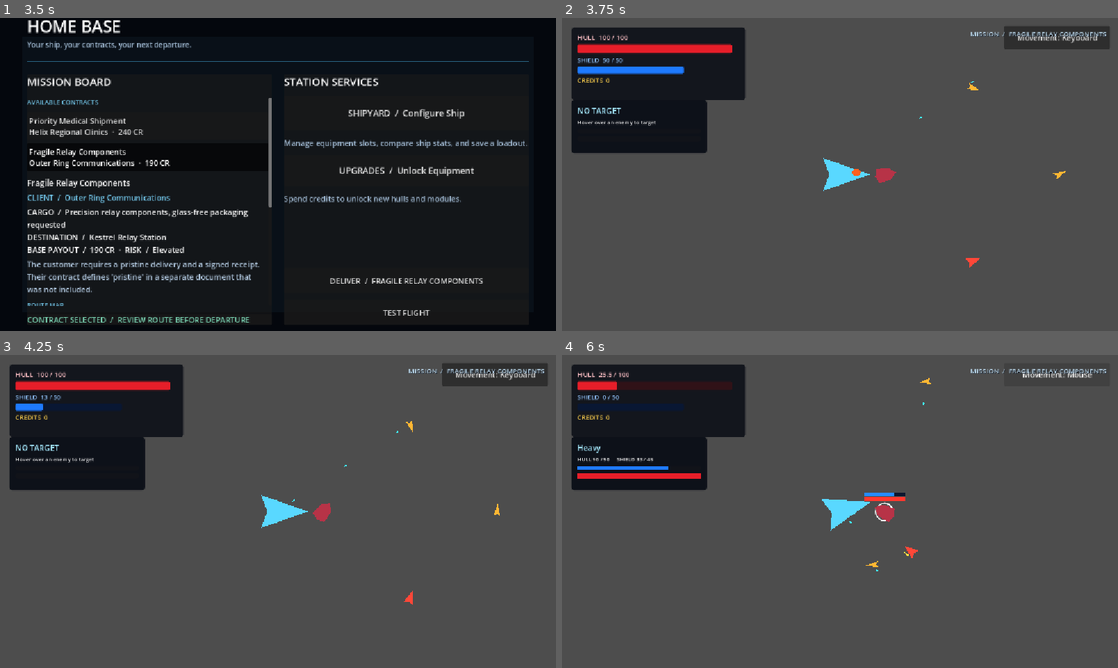
Above: before the commit, frames 1-4 (two rows, left to right).
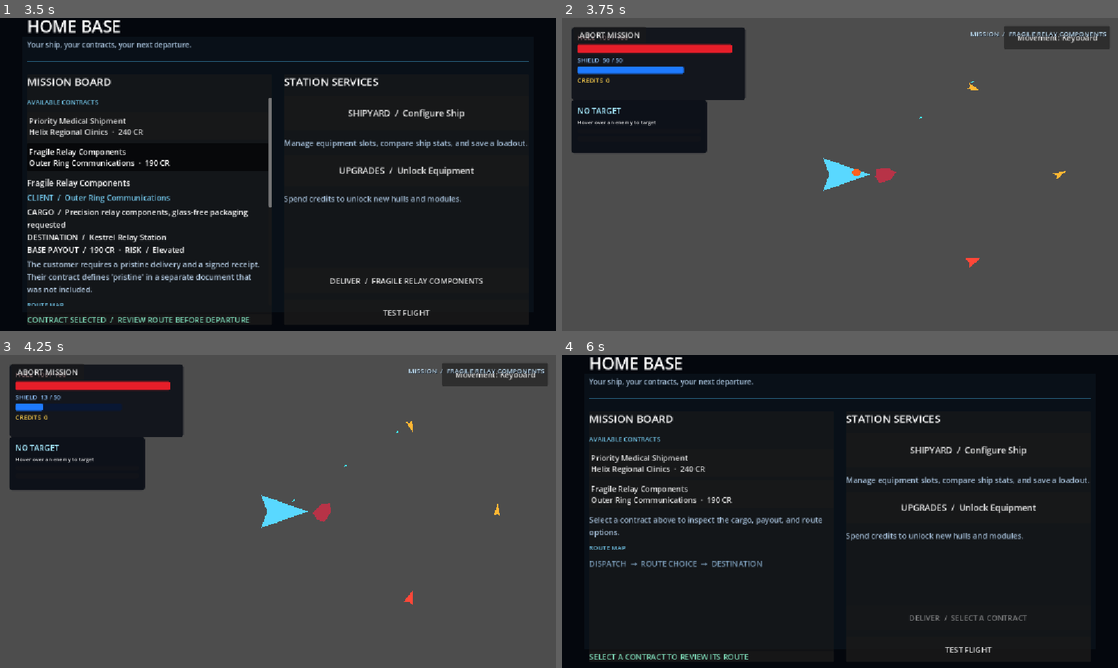
Above: after the commit, the same moments.

Repository: Bbran4/SpaceDelivery
Game: Godot game, scene res://scenes/hq.tscn
Same seed, same stepped clock (60 frames per second), same inputs: the game is played once before the commit and once after it.
Inputs (mouse positions are in pixels of both pictures, inside the frame that each line leads up to):
- Up to frame 1 (3.5 s): click "Priority Medical Shipment Hel…" at 0.5 s; click "Fragile Relay Components Oute…" at 1.25 s; click "UPGRADES / Unlock Equipment" at 2 s; click "RETURN TO HQ" at 2.75 s
- Up to frame 2 (3.75 s): click "DELIVER / FRAGILE RELAY COMPO…" at 3.5 s
- Up to frame 3 (4.25 s): no input
- Up to frame 4 (6 s): click (612, 370) at 4.25 s, where only the run after the commit has a clickable "ABORT MISSION"; click (840, 570) at 5 s, where only the run after the commit has a clickable "RETURN TO HQ"; click (1056, 373) at 5.75 s, where only the run before the commit has a clickable "Movement: Keyboard"

Frame 1 is identical in both runs. In frame 2, 0.2% of the frame differs, in the area x 2-14%, y 4-8%; in frame 3, 0.2%; in frame 4, 91%, in the area x 0-100%, y 0-100%.

Commit message:
Complete mission lifecycle and rewards

Diff:
--- a/scripts/mission_flight.gd
+++ b/scripts/mission_flight.gd
@@ -3,10 +3,15 @@
 const HQ_SCENE_PATH: String = "res://scenes/hq.tscn"
 
 @onready var encounter_spawner: EncounterSpawner = $EncounterSpawner
+@onready var player_ship: Ship = $PlayerShip
 
 var mission: MissionDefinition
 var selected_branch: MissionRouteNode
 var contact_count: int = 0
+var remaining_enemies: int = 0
+var mission_resolved: bool = false
+var mission_label: Label
+var abort_button: Button
 
 
 func _ready() -> void:
@@ -22,11 +27,29 @@
 		_return_to_hq()
 		return
 
+	# The ship builder's saved hull and modules are loaded by Ship._ready().
+	# Carry the campaign wallet into the newly instantiated player ship.
+	player_ship.credits = MissionRunState.total_credits
+	player_ship.credits_changed.emit(player_ship.credits)
+	player_ship.destroyed.connect(_on_player_destroyed, CONNECT_ONE_SHOT)
+
 	contact_count = clampi(3 + selected_branch.risk, 3, 8)
 	encounter_spawner.spawn_count = contact_count
 	encounter_spawner.spawn_on_ready = false
 	_build_flight_overlay()
-	encounter_spawner.spawn_encounter.call_deferred()
+	call_deferred("_start_encounter")
+
+
+func _start_encounter() -> void:
+	if mission_resolved:
+		return
+	var spawned_enemies: Array[Ship] = encounter_spawner.spawn_encounter()
+	remaining_enemies = spawned_enemies.size()
+	for enemy: Ship in spawned_enemies:
+		enemy.destroyed.connect(_on_enemy_destroyed, CONNECT_ONE_SHOT)
+
+	if remaining_enemies <= 0:
+		_resolve_mission(false, "Dispatch failed: no hostiles could be registered for this flight.")
 
 
 func _build_flight_overlay() -> void:
@@ -35,7 +58,7 @@
 	layer.layer = 10
 	add_child(layer)
 
-	var mission_label: Label = Label.new()
+	mission_label = Label.new()
 	mission_label.name = "ActiveMissionLabel"
 	mission_label.anchor_left = 1.0
 	mission_label.anchor_right = 1.0
@@ -54,6 +77,147 @@
 	mission_label.mouse_filter = Control.MOUSE_FILTER_IGNORE
 	layer.add_child(mission_label)
 
+	abort_button = Button.new()
+	abort_button.name = "AbortMissionButton"
+	abort_button.text = "ABORT MISSION"
+	abort_button.position = Vector2(24, 18)
+	abort_button.custom_minimum_size = Vector2(150, 34)
+	abort_button.pressed.connect(_on_abort_pressed)
+	layer.add_child(abort_button)
+
+
+func _on_enemy_destroyed() -> void:
+	if mission_resolved:
+		return
+	remaining_enemies = maxi(remaining_enemies - 1, 0)
+	if remaining_enemies == 0:
+		# All hostiles are gone. The ship has reached the delivery destination.
+		_resolve_mission(true, "All hostiles cleared. Cargo delivered to the destination.")
+
+
+func _on_player_destroyed() -> void:
+	_resolve_mission(false, "Delivery failed: your ship was destroyed before the contract could be completed.")
+
+
+func _on_abort_pressed() -> void:
+	_resolve_mission(false, "Mission aborted by the pilot. Contract payment was forfeited.")
+
+
+func _resolve_mission(success: bool, result_message: String) -> void:
+	if mission_resolved:
+		return
+	mission_resolved = true
+
+	if is_instance_valid(abort_button):
+		abort_button.disabled = true
+
+	var credits_before_payout: int = MissionRunState.total_credits
+	if is_instance_valid(player_ship):
+		credits_before_payout = player_ship.credits
+
+	var base_reward: int = mission.base_reward_credits if mission != null else 0
+	var route_bonus: int = selected_branch.bonus_credits if selected_branch != null else 0
+	var result: Dictionary = MissionRunState.finish_mission(
+		success,
+		credits_before_payout,
+		base_reward,
+		route_bonus,
+		result_message
+	)
+
+	if is_instance_valid(player_ship):
+		player_ship.credits = MissionRunState.total_credits
+		if player_ship.is_inside_tree():
+			player_ship.credits_changed.emit(player_ship.credits)
+
+	_show_result_screen(result)
+
+
+func _show_result_screen(result: Dictionary) -> void:
+	var layer: CanvasLayer = get_node_or_null("MissionResultLayer") as CanvasLayer
+	if layer != null:
+		layer.queue_free()
+		layer = null
+	if layer == null:
+		layer = CanvasLayer.new()
+		layer.name = "MissionResultLayer"
+		layer.layer = 20
+		add_child(layer)
+
+	var shade: ColorRect = ColorRect.new()
+	shade.set_anchors_and_offsets_preset(Control.PRESET_FULL_RECT)
+	shade.color = Color(0.008, 0.015, 0.028, 0.78)
+	shade.mouse_filter = Control.MOUSE_FILTER_STOP
+	layer.add_child(shade)
+
+	var panel: PanelContainer = PanelContainer.new()
+	panel.anchor_left = 0.5
+	panel.anchor_top = 0.5
+	panel.anchor_right = 0.5
+	panel.anchor_bottom = 0.5
+	panel.offset_left = -280.0
+	panel.offset_top = -190.0
+	panel.offset_right = 280.0
+	panel.offset_bottom = 190.0
+	layer.add_child(panel)
+
+	var content: VBoxContainer = VBoxContainer.new()
+	content.add_theme_constant_override("separation", 14)
+	panel.add_child(content)
+
+	var success: bool = bool(result.get("success", false))
+	var heading: Label = Label.new()
+	heading.text = "DELIVERY COMPLETE" if success else "MISSION FAILED"
+	heading.horizontal_alignment = HORIZONTAL_ALIGNMENT_CENTER
+	heading.add_theme_font_size_override("font_size", 26)
+	heading.add_theme_color_override(
+		"font_color",
+		Color(0.42, 0.9, 0.68) if success else Color(1.0, 0.42, 0.42)
+	)
+	content.add_child(heading)
+
+	var contract_label: Label = Label.new()
+	contract_label.text = str(result.get("mission_title", "Unknown Contract"))
+	contract_label.horizontal_alignment = HORIZONTAL_ALIGNMENT_CENTER
+	contract_label.autowrap_mode = TextServer.AUTOWRAP_WORD_SMART
+	contract_label.add_theme_font_size_override("font_size", 18)
+	content.add_child(contract_label)
+
+	var destination_label: Label = Label.new()
+	destination_label.text = "DESTINATION  /  %s" % str(result.get("destination_name", "Unknown Destination"))
+	destination_label.horizontal_alignment = HORIZONTAL_ALIGNMENT_CENTER
+	destination_label.autowrap_mode = TextServer.AUTOWRAP_WORD_SMART
+	destination_label.add_theme_color_override("font_color", Color(0.69, 0.78, 0.87))
+	content.add_child(destination_label)
+
+	var message_label: Label = Label.new()
+	message_label.text = str(result.get("message", ""))
+	message_label.horizontal_alignment = HORIZONTAL_ALIGNMENT_CENTER
+	message_label.autowrap_mode = TextServer.AUTOWRAP_WORD_SMART
+	content.add_child(message_label)
+
+	var payout_label: Label = Label.new()
+	payout_label.text = "CONTRACT PAY  /  %d CR\nROUTE BONUS  /  %d CR\nTOTAL PAYOUT  /  %d CR" % [
+		int(result.get("base_reward", 0)),
+		int(result.get("route_bonus", 0)),
+		int(result.get("payout", 0)),
+	]
+	payout_label.horizontal_alignment = HORIZONTAL_ALIGNMENT_CENTER
+	payout_label.add_theme_color_override("font_color", Color(1.0, 0.82, 0.3))
+	content.add_child(payout_label)
+
+	var balance_label: Label = Label.new()
+	balance_label.text = "ACCOUNT BALANCE  /  %d CR" % int(result.get("total_credits", 0))
+	balance_label.horizontal_alignment = HORIZONTAL_ALIGNMENT_CENTER
+	balance_label.add_theme_font_size_override("font_size", 16)
+	content.add_child(balance_label)
+
+	var return_button: Button = Button.new()
+	return_button.text = "RETURN TO HQ"
+	return_button.custom_minimum_size = Vector2(0, 46)
+	return_button.pressed.connect(_return_to_hq)
+	content.add_child(return_button)
+
 
 func _return_to_hq() -> void:
 	MissionRunState.clear_mission()
